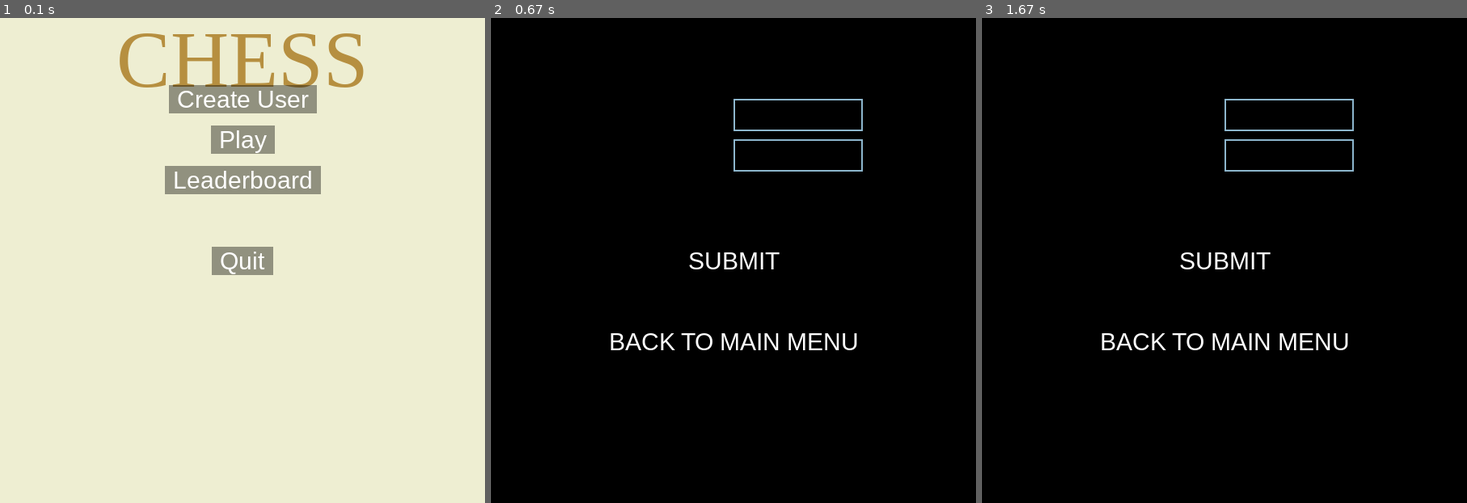
Above: before the commit, frames 1-3 (left to right).
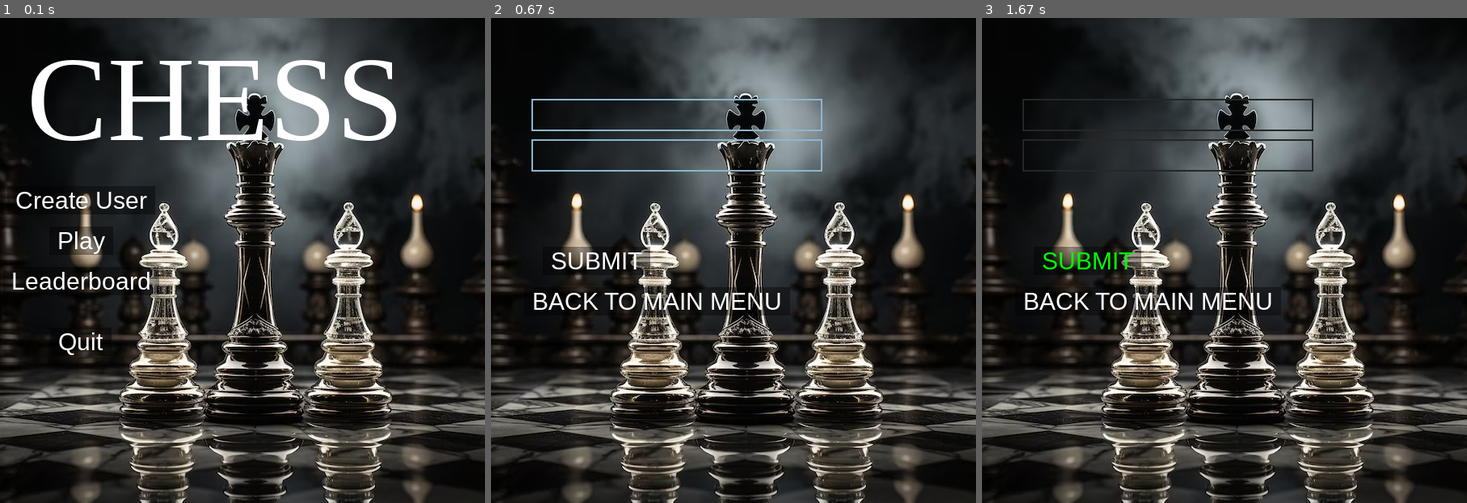
Above: after the commit, the same moments.

Repository: Kronekuto507/chess_pygame
Game: pygame game, started from main.py
Same seed, same stepped clock (60 frames per second), same inputs: the game is played once before the commit and once after it.
Inputs (mouse positions are in pixels of both pictures, inside the frame that each line leads up to):
- Up to frame 1 (0.1 s): no input
- Up to frame 2 (0.67 s): click "Create User" at 0.38 s
- Up to frame 3 (1.67 s): click (1108, 265) at 0.72 s

The runs differ from the first frame. In frame 1, 98% of the frame differs, in the area x 0-100%, y 0-100%; in frame 2, 65%; in frame 3, 65%.

Commit message:
added background, added functionality for sql systems and added sqlite database

Diff:
--- a/board/chess.py
+++ /dev/null
@@ -1,34 +0,0 @@
-import pygame
-from pygame.locals import *
-
-
-WIDTH = 600
-HEIGHT = 600
-class Board:
-    def __init__(self, screen):
-
-        self.ROWS,self.COLS = 8,8
-        self.SIZE = WIDTH/self.COLS
-        self.next_color = pygame.Color(18,95,74) #Verde
-        self.starter_color = pygame.Color(250, 233, 169) #Crema
-        self.screen = screen
-
-    def draw_cell(self,x,y, color):
-        pygame.draw.rect(self.screen, color, Rect(x,y,self.SIZE,self.SIZE))
-
-    def draw_board(self):
-
-        for i in range(0,self.ROWS):
-
-            for j in range(0,self.COLS):
-
-                if i%2==0:
-                    if j%2==0:
-                        self.draw_cell(self.SIZE*j,self.SIZE*i, self.starter_color)
-                    else:
-                        self.draw_cell(self.SIZE*j,self.SIZE*i,self.next_color)
-                else:
-                    if j%2==0:
-                        self.draw_cell(self.SIZE*j,self.SIZE*i, self.next_color)
-                    else:
-                        self.draw_cell(self.SIZE*j,self.SIZE*i,self.starter_color)
--- a/board/constants.py
+++ b/board/constants.py
@@ -1,6 +1,5 @@
 import pygame
 from pygame import locals
-
 
 WIDTH = 600
 HEIGHT = 600
@@ -16,3 +15,4 @@
 TRANSPARENT_BLUE = (30,144,255)
 TRANSPARENT_RED= (255,0,0)
 SCREEN = pygame.display.set_mode((WIDTH,HEIGHT))
+BG_1 = pygame.image.load(r".\images\chess_bg.jpg").convert_alpha()
--- a/menu/Menu.py
+++ b/menu/Menu.py
@@ -7,14 +7,14 @@
 from functools import partial
 
 
-
-CREATE_USER = Button(x_pos=SCREEN_CENTER, y_pos=100, text="Create User",
+PLACE = 100
+CREATE_USER = Button(x_pos=PLACE, y_pos=225, text="Create User",
                     main_surface=SCREEN, base_color="white",hovering_color="green")
-PLAY = Button(x_pos=SCREEN_CENTER,y_pos=150,text="Play",
+PLAY = Button(x_pos=PLACE,y_pos=275,text="Play",
                 main_surface=SCREEN,base_color="white",hovering_color="black")
-LEADERBOARD = Button(x_pos=SCREEN_CENTER,y_pos=200, text= "Leaderboard",
+LEADERBOARD = Button(x_pos=PLACE,y_pos=325, text= "Leaderboard",
                     main_surface= SCREEN, base_color= "white", hovering_color = "green")
-QUIT = Button(x_pos=SCREEN_CENTER,y_pos=SCREEN_CENTER,text="Quit",main_surface=SCREEN,base_color="white",hovering_color="green")
+QUIT = Button(x_pos=PLACE,y_pos=400,text="Quit",main_surface=SCREEN,base_color="white",hovering_color="green")
 
 FUNCTION_LIST = [create_user,play,leader_board,quit]
 BUTTON_LIST = [CREATE_USER,PLAY,LEADERBOARD,QUIT]
@@ -25,11 +25,11 @@
     def render_menu(self):
 
         while True:
-            SCREEN.fill(pygame.Color(238,238,210))
-            prov = pygame.font.SysFont("cambria",100)
+            SCREEN.blit(BG_1,(0,0))
+            prov = pygame.font.SysFont("cambria",150)
             MOUSE_POS_MENU = pygame.mouse.get_pos()
-            MENU_TEXT = prov.render("CHESS",True, "#b68f40")
-            MENU_RECT = MENU_TEXT.get_rect(center = (SCREEN_CENTER,50))
+            MENU_TEXT = prov.render("CHESS",True, "white")
+            MENU_RECT = MENU_TEXT.get_rect(center = (MENU_TEXT.get_width() - 200,100))
 
 
             SCREEN.blit(MENU_TEXT,MENU_RECT)
--- a/menu/menu_functions.py
+++ b/menu/menu_functions.py
@@ -7,20 +7,37 @@
 from widgets.Table import Table
 from board.constants import *
 
+from database.Query import Query
+obtained_text = None
+
 
 def submit():
-    pass
+    query = Query("user_info.sqlite")
+    query.query('''
+        CREATE TABLE IF NOT EXISTS usuario(
+                id INTEGER PRIMARY KEY AUTOINCREMENT,
+                username VARCHAR(255) UNIQUE,
+                password VARCHAR(255)
+        );
+    ''')
+    name = obtained_text[0]
+    passw = obtained_text[1]
+    query.query(f'''
+        INSERT INTO usuario (username,password) VALUES ('{name}','{passw}');
+    ''')
+    query.__del__()
 
 def create_user():
     from menu.Menu import Menu
     pygame.init()
     main_menu = Menu()
-    MAIN_MENU_BUTTON = Button(x_pos=SCREEN_CENTER,y_pos=400,text="BACK TO MAIN MENU",
+    PLACE = 50
+    MAIN_MENU_BUTTON = Button(x_pos=255 - PLACE ,y_pos=350,text="BACK TO MAIN MENU",
                             main_surface=SCREEN,base_color='white',hovering_color='green')
-    SUBMIT_BUTTON = SubmitButton(x_pos=SCREEN_CENTER,y_pos=300,text="SUBMIT",main_surface=SCREEN,
+    SUBMIT_BUTTON = SubmitButton(x_pos= 130,y_pos=300,text="SUBMIT",main_surface=SCREEN,
                                  base_color='white',hovering_color='green')
-    TEXT_INPUT_USER = TextInput(pos_x=SCREEN_CENTER,pos_y=100,screen=SCREEN,text_input_id=1)
-    TEXT_INPUT_PASSWORD = TextInput(pos_x=SCREEN_CENTER,pos_y=150,screen=SCREEN,text_input_id=2,hide_text=True)
+    TEXT_INPUT_USER = TextInput(pos_x=PLACE,pos_y=100,screen=SCREEN,text_input_id=1)
+    TEXT_INPUT_PASSWORD = TextInput(pos_x=PLACE,pos_y=150,screen=SCREEN,text_input_id=2,hide_text=True)
 
     widgets = [MAIN_MENU_BUTTON,SUBMIT_BUTTON,TEXT_INPUT_USER,TEXT_INPUT_PASSWORD]
 
@@ -32,11 +49,13 @@
     button_dictionary = {button:foo for button,foo in zip(buttons,functions)}
 
     while True:
-        SCREEN.fill((0,0,0))
         MOUSE_BUTTON_POS = pygame.mouse.get_pos()
+        SCREEN.blit(BG_1,(0,0))
 
         for widget in widgets:
             widget.render()
+        for button in buttons:
+            button.hover(MOUSE_BUTTON_POS)
 
         for event in pygame.event.get():
 
@@ -47,6 +66,10 @@
             if event.type == pygame.MOUSEBUTTONDOWN:
                 for button,function in button_dictionary.items():
                     if button.check_input(MOUSE_BUTTON_POS):
+                        if isinstance(button,SubmitButton):
+                            global obtained_text
+                            obtained_text = button.get_from_text_input(TEXT_INPUT_USER,
+                                                                       TEXT_INPUT_PASSWORD)
                         button.on_click_behaviour(function)
 
                 for text_input in text_inputs:
--- a/widgets/Button.py
+++ b/widgets/Button.py
@@ -41,6 +41,7 @@
 
     def check_input(self,position):
         if position[0] in range(self.rect.left,self.rect.right) and position[1] in range(self.rect.top,self.rect.bottom):
+            print(self.text.get_width())
             return True
         return False
 
--- a/widgets/SubmitButton.py
+++ b/widgets/SubmitButton.py
@@ -7,6 +7,6 @@
     def get_from_text_input(self,*args,**kwargs):
         text_from_inputs = []
         for text_input in args:
-            text_from_inputs.append(text_input.get_text())
+            text_from_inputs.append(text_input.return_text())
             text_input.text = ''
         return text_from_inputs[0] if int(len(text_from_inputs)) < 2 else text_from_inputs
--- a/widgets/TextInput.py
+++ b/widgets/TextInput.py
@@ -3,7 +3,7 @@
 
 class TextInput():
     base_font = pygame.font.SysFont("Arial",32)
-    max_text_size = 160
+    max_text_size = 360
     def __init__(self,pos_x,pos_y,screen,text_input_id, hide_text = False):
 
         self.screen = screen
@@ -26,6 +26,7 @@
 
     def render(self):
         pygame.draw.rect(self.screen,self.color,self.input_rect,2)
+
         showable_text = ''
 
         if self.hide_text:
@@ -47,9 +48,11 @@
         if (mouse_position[0] in range(self.input_rect.left,self.input_rect.right) and mouse_position[1]
         in range(self.input_rect.top,self.input_rect.bottom)):
             self.is_selected = True
+            self.color = self.color_selected
             return self.is_selected
 
         self.is_selected = False
+        self.color = self.color_unselected
         return self.is_selected
 
     def return_text(self):
Binary file added: images/chess_bg.jpg
Binary file added: images/chess_bg_5.jpg
Binary file added: user_info.sqlite
Not shown, added: images/chess.bg_3.avif
Not shown, added: images/chess_bg_4.avif
